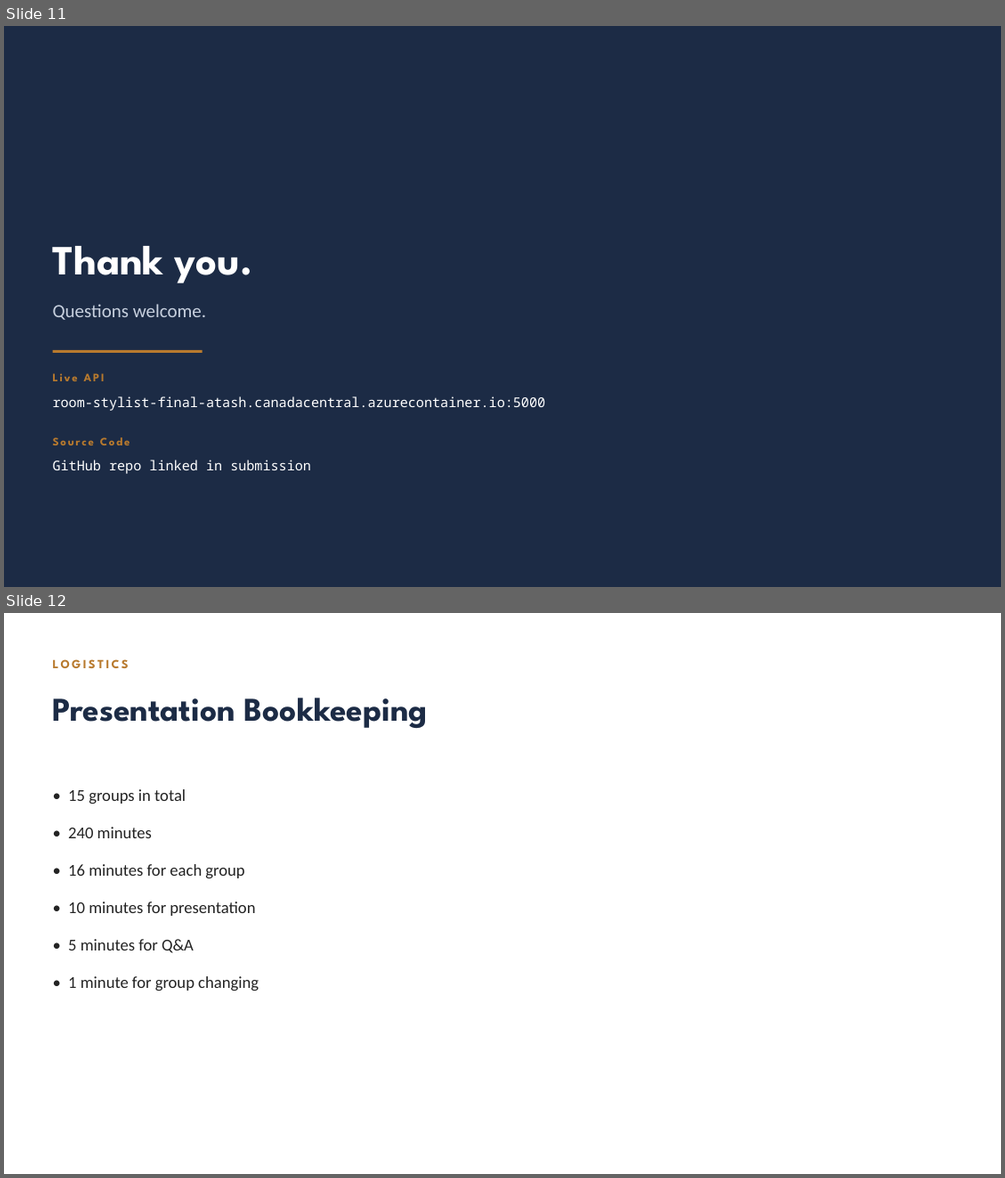
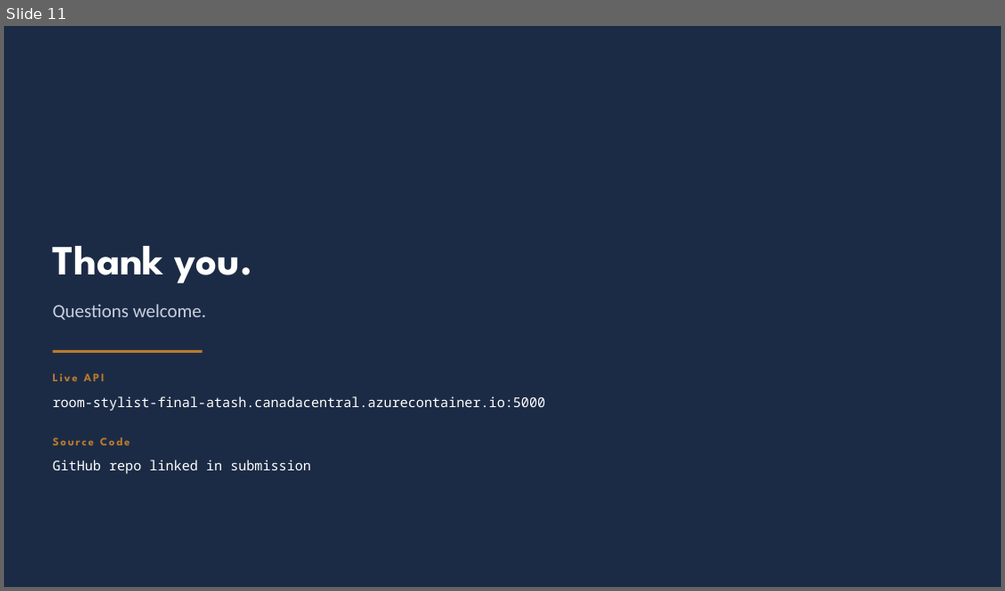
Before and after one commit to Atash22/room-stylist-berre, a slide deck: docs/Room_Stylist_Presentation.pptx. Shown one above the other, each under a label of ours: slides 11 and 12 before the commit, slide 11 after it. The pictures are 1005x1178 and 1005x591 pixels, drawn with LibreOffice and Linux fonts; fonts in the diff are those of the drawing. Boxes give left, top, right and bottom in pixels: in the first picture for what was removed or moved away, otherwise in the second. Text is boxed around its words. In the diff, an @@ line names an element or a change of style, - is before the commit and + after.

```diff
--- a/docs/Room_Stylist_Presentation.pptx
+++ b/docs/Room_Stylist_Presentation.pptx
@@ slide 12 removed at (4, 613, 1001, 1174), background #FFFFFF @@
@@ text removed at (53, 659, 129, 668) @@
-LOGISTICS
@@ text removed at (53, 698, 428, 729) @@
-Presentation Bookkeeping
@@ text removed at (68, 789, 186, 803) @@
-• 15 groups in total
@@ text removed at (68, 827, 152, 838) @@
-• 240 minutes
@@ text removed at (68, 864, 244, 878) @@
-• 16 minutes for each group
@@ text removed at (68, 901, 255, 916) @@
-• 10 minutes for presentation
@@ text removed at (68, 939, 194, 953) @@
-• 5 minutes for Q&A
@@ text removed at (68, 976, 259, 990) @@
-• 1 minute for group changing
```
Also in this commit, not shown: 6 slides changed.
